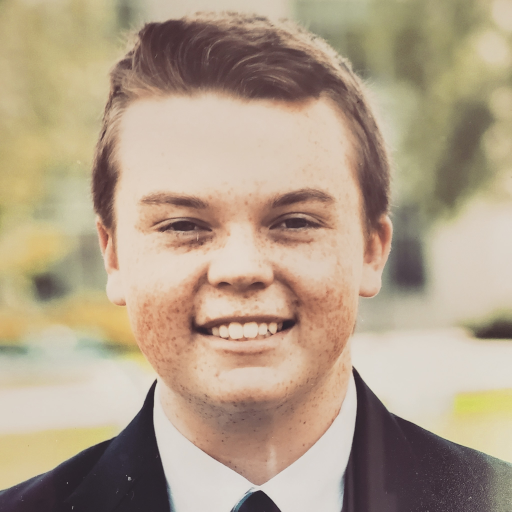
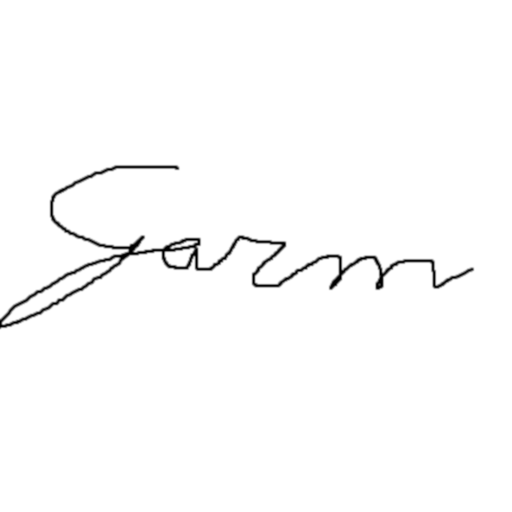
Layered file, before and after one edit (512 x 512). Changes by layer:
hid "t_becraft" over [0,0,512,512]
hid "g_mask" over [0,0,512,512]
hid "s_antella" over [13,12,497,494]
added layer "k_still" above "t_robertson" over [0,132,512,379]
hid "t_robertson" over [0,0,512,512]
